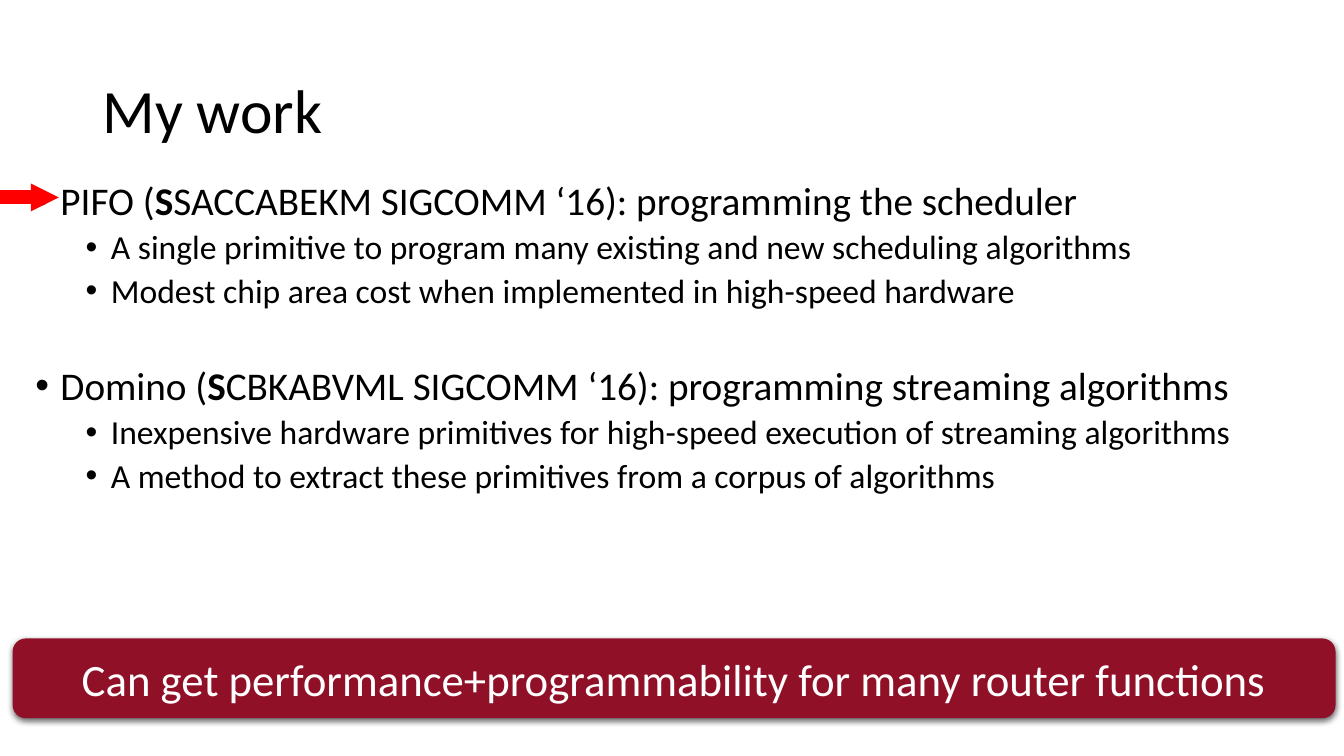
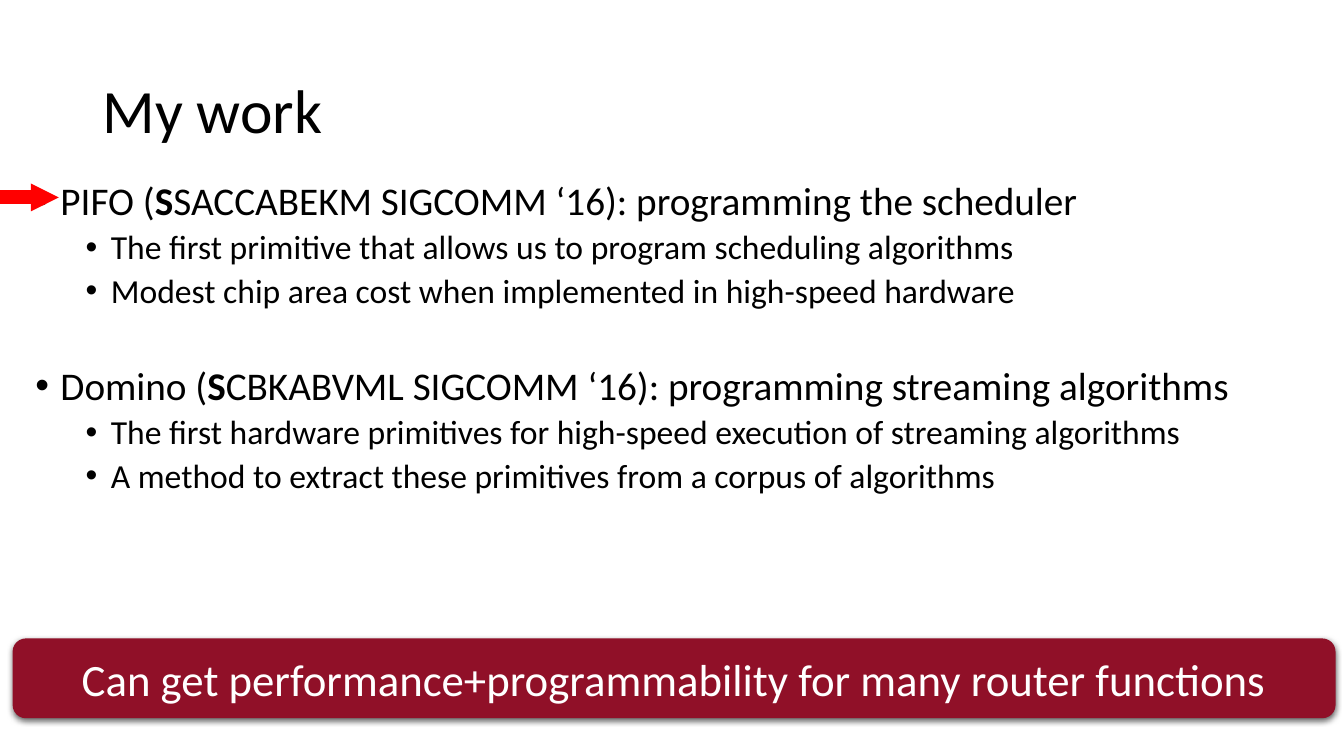
Before and after one commit to anirudhSK/pifo-domino-marple-ppts, a slide deck: slide 7 of combined_domino_pifo.pptx. Drawn at 1344x756 pixels with LibreOffice and Linux fonts; fonts in the diff are those of the drawing. Boxes give left, top, right and bottom in pixels: in the first picture for what was removed or moved away, otherwise in the second. Text is boxed around its words. In the diff, an @@ line names an element or a change of style, - is before the commit and + after.

```diff
--- a/combined_domino_pifo.pptx
+++ b/combined_domino_pifo.pptx
@@ text at <box>111,235,1013,265</box>: text changed @@
-    • A single primitive to program many existing and new scheduling algorithms
+    • The first primitive that allows us to program scheduling algorithms
@@ text at <box>111,420,1180,450</box>: text changed @@
-    • Inexpensive hardware primitives for high-speed execution of streaming algorithms
+    • The first hardware primitives for high-speed execution of streaming algorithms
```
Also in this commit, not shown: 6 other slides changed.
